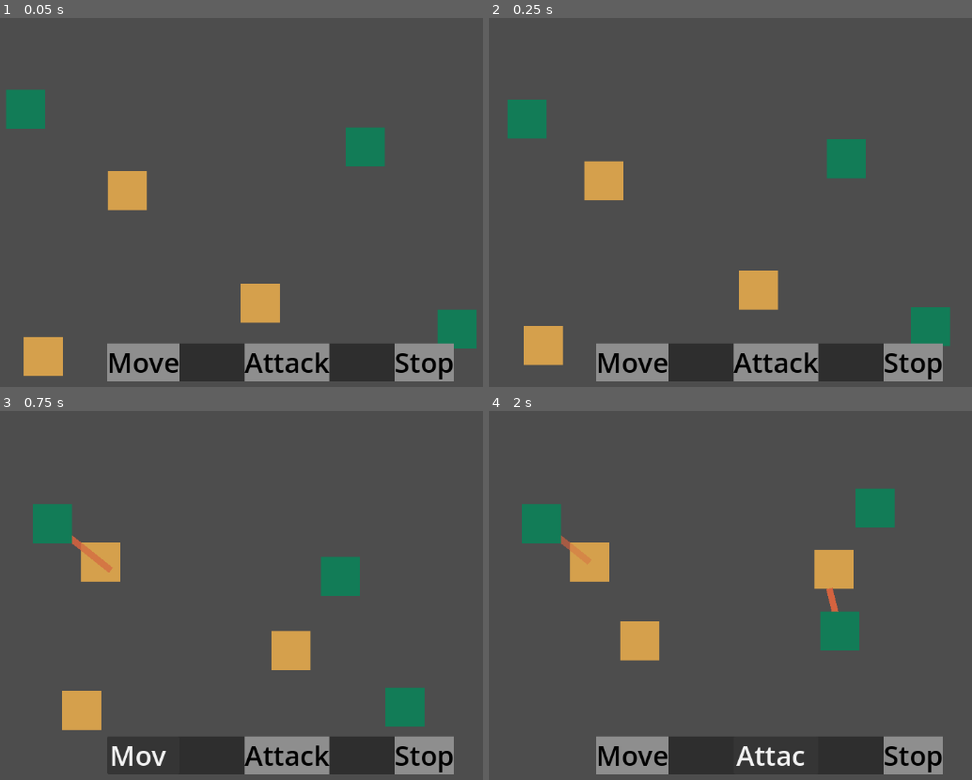
Above: before the commit, frames 1-4 (two rows, left to right).
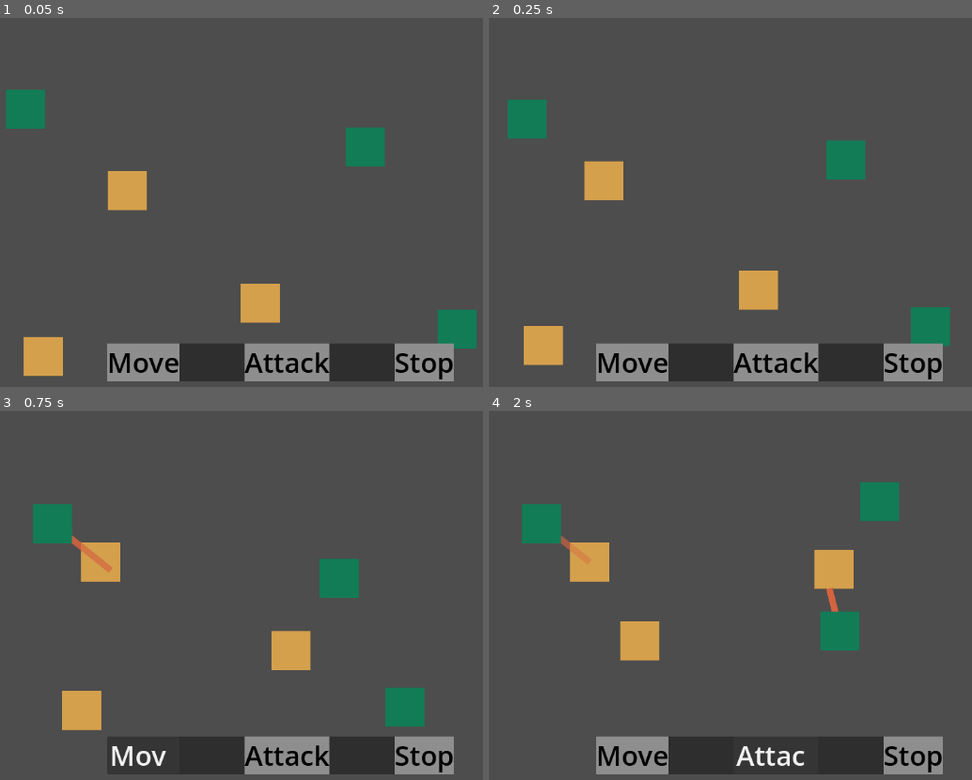
Above: after the commit, the same moments.

Repository: znichola/tent-general
Game: Godot game, scene res://game_board/game_board.tscn
Two runs of this game, one before a commit and one after it. Both use one fixed random seed, a clock stepped at 60 frames per second and the inputs below. The project has no main scene, so this scene is started directly.
Inputs:
- Up to frame 1 (0.05 s): no input
- Up to frame 2 (0.25 s): no input
- Up to frame 3 (0.75 s): click "Move" at 0.5 s
- Up to frame 4 (2 s): click "Attack" at 1.25 s

Frame 1 is identical in both runs. In frame 2, 0.1% of the frame differs, in the area x 69-79%, y 32-44%; in frame 3, 0.2%; in frame 4, 0.5%, in the area x 75-86%, y 19-32%.

Commit message:
fix skirmish strat bug

Diff:
--- a/game_board/group/strategy/base_strategy.gd
+++ b/game_board/group/strategy/base_strategy.gd
@@ -49,6 +49,10 @@
 	on_process(delta)
 
 
+func _exit_tree() -> void:
+	on_deinit()
+
+
 func _on_died() -> void:
 	get_parent().queue_free()
 
@@ -63,3 +67,7 @@
 
 func on_process(_delta: float) -> void:
 	pass
+
+
+func on_deinit() -> void:
+	pass
--- a/game_board/group/strategy/skirmish_strategy.gd
+++ b/game_board/group/strategy/skirmish_strategy.gd
@@ -47,6 +47,11 @@
 		move_state = MoveState.MOVE_TO_GROUP if distance_to_target > ENGAGEMENT_RANGE else MoveState.IDLE
 
 
+func on_deinit() -> void:
+	if is_retreating:
+		_stop_retreating()
+
+
 func _on_new_closest_target(group: Group) -> void:
 	current_target = group
 
@@ -67,10 +72,12 @@
 
 
 func _start_retreating() -> void:
-	is_retreating = true
-	movement_component.speed += 10
+	if not is_retreating:
+		is_retreating = true
+		movement_component.speed += 10
 
 
 func _stop_retreating() -> void:
-	is_retreating = false
-	movement_component.speed -= 10
+	if is_retreating:
+		is_retreating = false
+		movement_component.speed -= 10
